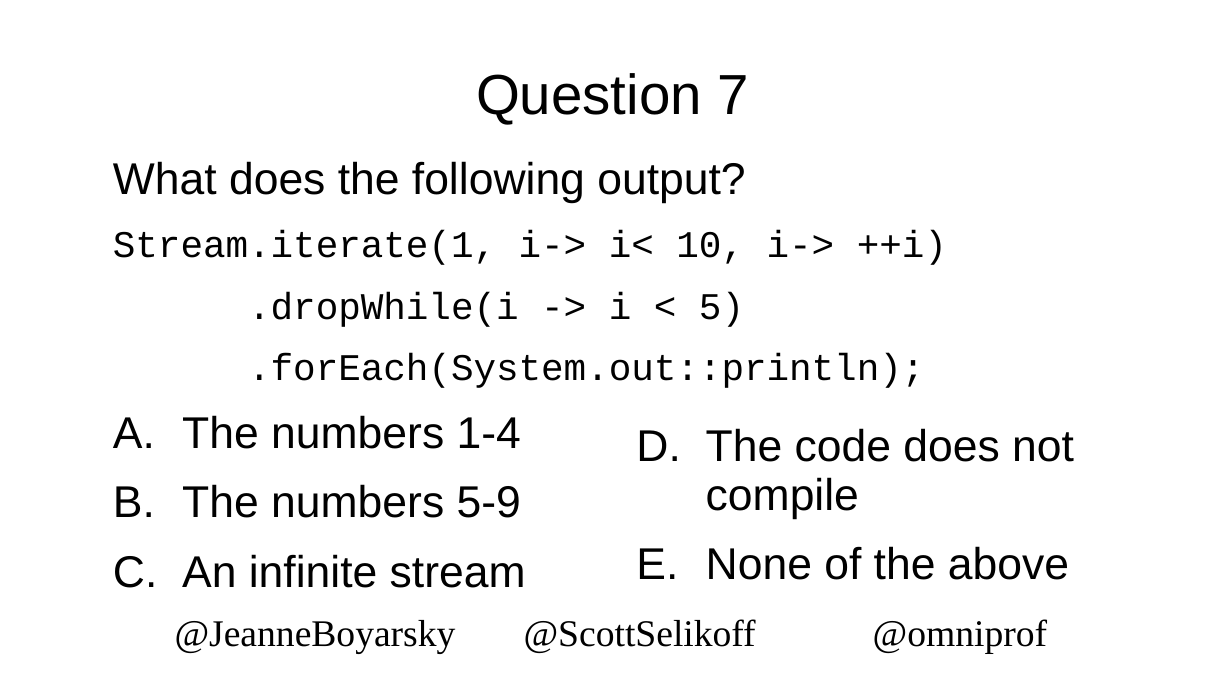
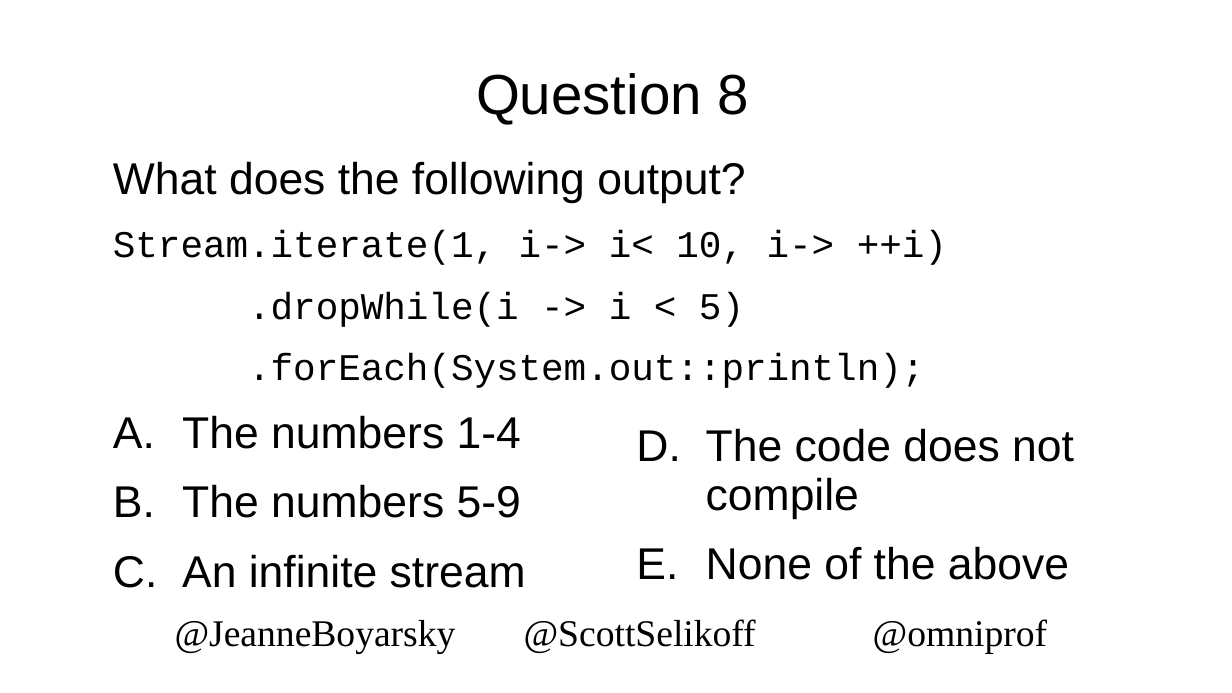
Before and after one commit to boyarsky/2019-oraclecodeone-cert-hol, a slide deck: slide 65 of 2019-OracleCodeOne-HOL.pptx. Drawn at 1232x693 pixels with LibreOffice and Linux fonts; fonts in the diff are those of the drawing; background and template pictures are left out. Boxes give left, top, right and bottom in pixels: in the first picture for what was removed or moved away, otherwise in the second. Text is boxed around its words. In the diff, an @@ line names an element or a change of style, - is before the commit and + after.

```diff
--- a/2019-OracleCodeOne-HOL.pptx
+++ b/2019-OracleCodeOne-HOL.pptx
@@ title at (476,73,749,125): text changed @@
-Question 7
+Question 8
```
Also in this commit, not shown: 5 other slides changed.
